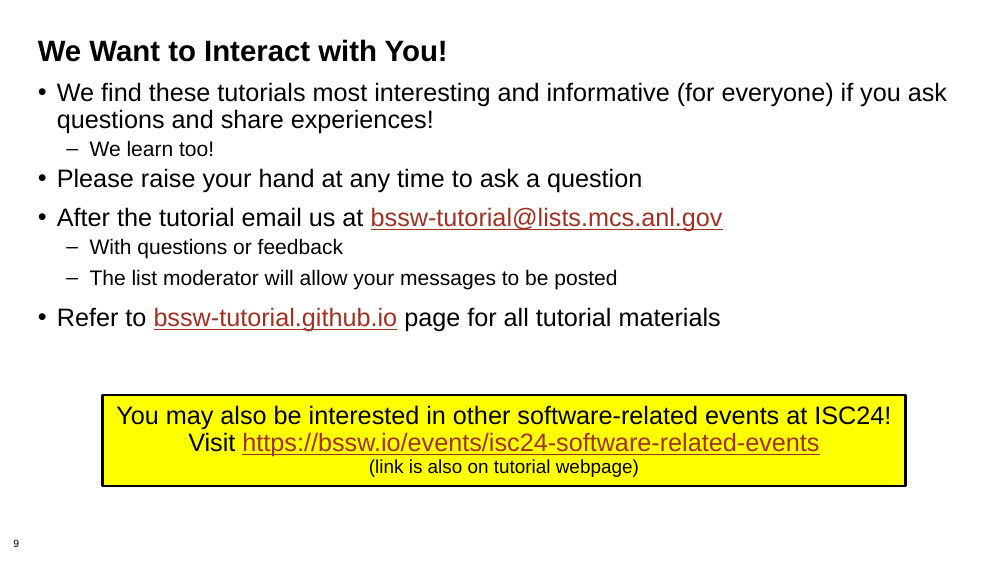
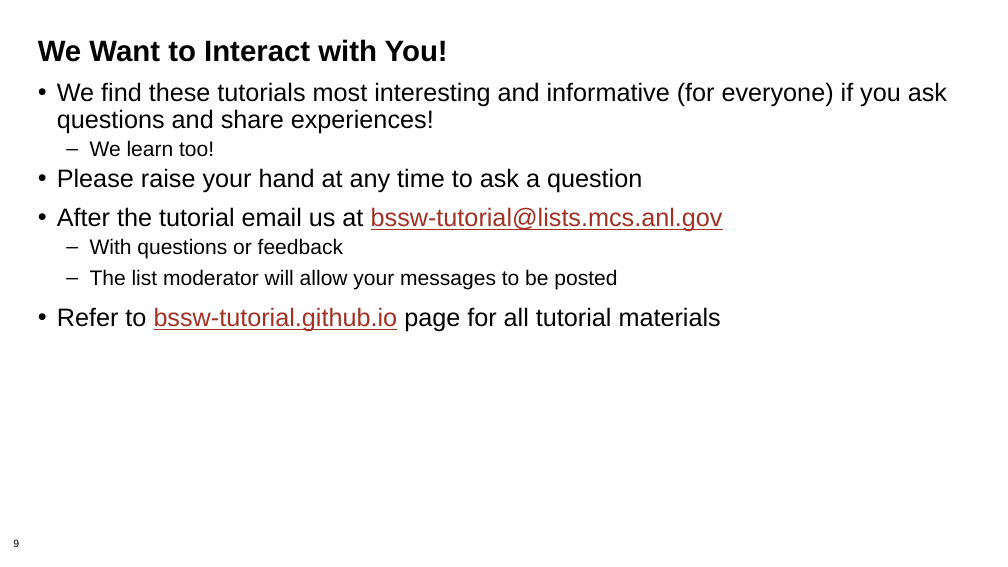
Before and after one commit to bssw-tutorial/presentations, a slide deck: slide 9 of intro-a.pptx. Drawn at 1008x567 pixels with LibreOffice and Linux fonts; fonts in the diff are those of the drawing. Boxes give left, top, right and bottom in pixels: in the first picture for what was removed or moved away, otherwise in the second. Text is boxed around its words. In the diff, an @@ line names an element or a change of style, - is before the commit and + after.

Commit message:
Partial prep for ACM-REP tutorial

```diff
--- a/intro-a.pptx
+++ b/intro-a.pptx
@@ rectangle removed at bbox=[103, 395, 906, 485] @@
-You may also be interested in other software-related events at ISC24!
-Visit https://bssw.io/events/isc24-software-related-events
-(link is also on tutorial webpage)
```
Also in this commit, not shown: 4 other slides changed.
